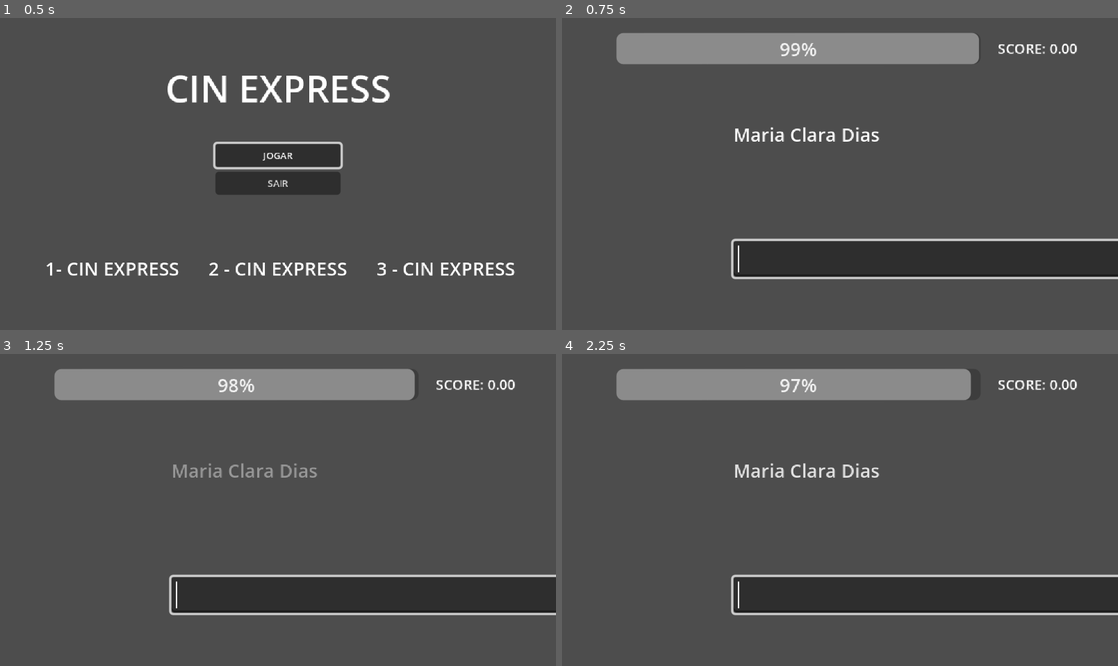
Above: before the commit, frames 1-4 (two rows, left to right).
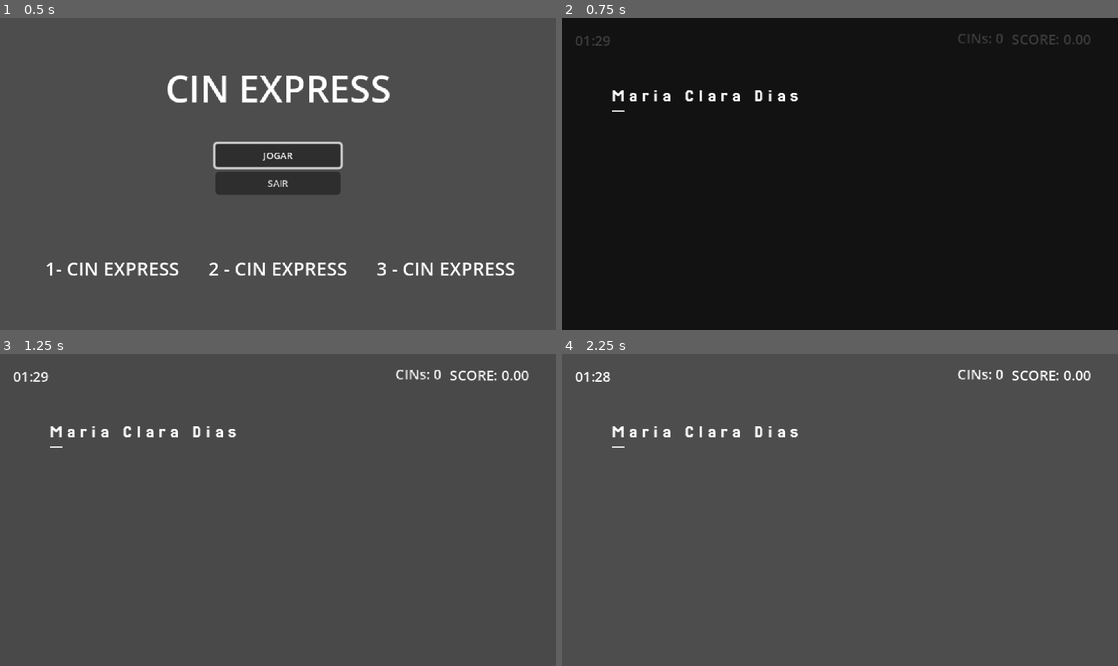
Above: after the commit, the same moments.

Repository: bianca-bezerra/CINExpress
Game: Godot game, scene res://scenes/levels/menu_scene.tscn
The game is run twice, just before and just after one commit, with the same random seed, the same clock (stepped at 60 frames per second) and the same inputs.
Inputs:
- Up to frame 1 (0.5 s): no input
- Up to frame 2 (0.75 s): click "JOGAR" at 0.5 s
- Up to frame 3 (1.25 s): no input
- Up to frame 4 (2.25 s): tap Enter at 1.25 s; tap Space (space) at 1.35, 2.1 s; hold Backspace (ui_text_backspace) from 2.03 s (still down)

Frame 1 is identical in both runs. In frame 2, 99% of the frame differs, in the area x 0-100%, y 0-100%; in frame 3, 17%; in frame 4, 17%.

Commit message:
feat: Adiciona o cursor no quickly type, melhoria na ui e transição

Diff:
--- a/scenes/game_manager.tscn
+++ b/scenes/game_manager.tscn
@@ -1,14 +1,17 @@
-[gd_scene load_steps=3 format=3 uid="uid://bcyjddp51fs2j"]
+[gd_scene load_steps=4 format=3 uid="uid://bcyjddp51fs2j"]
 
 [ext_resource type="Script" uid="uid://1alnokbcjm6p" path="res://scripts/singletons/game_manager.gd" id="1_hwd4i"]
 [ext_resource type="PackedScene" uid="uid://bdp5hy2owkfhu" path="res://scenes/game_ui.tscn" id="2_glms7"]
+[ext_resource type="PackedScene" uid="uid://dxqo4q3bulno8" path="res://scenes/scene_transition_animation.tscn" id="3_udu3i"]
 
 [node name="GameManager" type="Node"]
 script = ExtResource("1_hwd4i")
-total_game_duration = 60
+total_game_duration = 90
 
 [node name="GameTimer" type="Timer" parent="."]
 
 [node name="GameUI" parent="." instance=ExtResource("2_glms7")]
 
+[node name="SceneTransitionAnimation" parent="." instance=ExtResource("3_udu3i")]
+
 [connection signal="timeout" from="GameTimer" to="." method="_on_game_timer_timeout"]
--- a/scenes/game_ui.tscn
+++ b/scenes/game_ui.tscn
@@ -6,19 +6,30 @@
 rotation = -0.000232998
 script = ExtResource("1_jn2l2")
 
-[node name="TimerProgress" type="ProgressBar" parent="."]
-offset_left = 46.997204
-offset_top = 13.018872
-offset_right = 361.39752
-offset_bottom = 40.01887
+[node name="TimerLabel" type="Label" parent="."]
+offset_left = 10.997406
+offset_top = 11.002562
+offset_right = 81.3952
+offset_bottom = 38.002556
+theme_override_font_sizes/font_size = 12
+text = "02:00"
 
 [node name="ScoreLabel" type="Label" parent="."]
-offset_left = 375.9958
-offset_top = 18.087606
-offset_right = 435.9958
-offset_bottom = 41.08761
+offset_left = 387.99765
+offset_top = 10.090403
+offset_right = 447.99765
+offset_bottom = 33.0904
 theme_override_font_sizes/font_size = 12
 text = "SCORE: "
 
 [node name="Marker2D" type="Marker2D" parent="."]
-position = Vector2(407.99066, 40.09506)
+position = Vector2(421.99393, 26.098324)
+
+[node name="WalletLabel" type="Label" parent="."]
+offset_left = 340.9979
+offset_top = 9.079452
+offset_right = 394.9979
+offset_bottom = 58.0795
+theme_override_font_sizes/font_size = 12
+text = "CINs: 0
+"
--- a/scenes/levels/type_quickly.tscn
+++ b/scenes/levels/type_quickly.tscn
@@ -14,16 +14,14 @@
 size_flags_horizontal = 4
 size_flags_vertical = 4
 
-[node name="PromptLabel" type="RichTextLabel" parent="VBoxContainer"]
-custom_minimum_size = Vector2(400, 100)
-layout_mode = 2
-bbcode_enabled = true
-
-[node name="InputLineEdit" type="LineEdit" parent="VBoxContainer"]
-layout_mode = 2
-
 [node name="FeedbackLabel" type="Label" parent="VBoxContainer"]
 layout_mode = 2
 theme_override_fonts/font = ExtResource("2_pwse7")
 
-[connection signal="text_submitted" from="VBoxContainer/InputLineEdit" to="." method="_on_input_submitted"]
+[node name="HFlowContainer" type="HFlowContainer" parent="."]
+offset_left = 43.0
+offset_top = 59.0
+offset_right = 327.0
+offset_bottom = 179.0
+size_flags_horizontal = 0
+size_flags_vertical = 8
--- /dev/null
+++ b/scenes/scene_transition_animation.tscn
@@ -0,0 +1,69 @@
+[gd_scene load_steps=5 format=3 uid="uid://dxqo4q3bulno8"]
+
+[sub_resource type="Animation" id="Animation_cwgs8"]
+resource_name = "fade_in"
+length = 0.5
+tracks/0/type = "value"
+tracks/0/imported = false
+tracks/0/enabled = true
+tracks/0/path = NodePath("ColorRect:color")
+tracks/0/interp = 1
+tracks/0/loop_wrap = true
+tracks/0/keys = {
+"times": PackedFloat32Array(0, 0.46666667),
+"transitions": PackedFloat32Array(1, 1),
+"update": 0,
+"values": [Color(0, 0, 0, 0), Color(0, 0, 0, 1)]
+}
+
+[sub_resource type="Animation" id="Animation_4f13n"]
+length = 0.001
+tracks/0/type = "value"
+tracks/0/imported = false
+tracks/0/enabled = true
+tracks/0/path = NodePath("ColorRect:color")
+tracks/0/interp = 1
+tracks/0/loop_wrap = true
+tracks/0/keys = {
+"times": PackedFloat32Array(0),
+"transitions": PackedFloat32Array(1),
+"update": 0,
+"values": [Color(0, 0, 0, 0)]
+}
+
+[sub_resource type="Animation" id="Animation_6engn"]
+resource_name = "fade_out"
+length = 0.7
+tracks/0/type = "value"
+tracks/0/imported = false
+tracks/0/enabled = true
+tracks/0/path = NodePath("ColorRect:color")
+tracks/0/interp = 1
+tracks/0/loop_wrap = true
+tracks/0/keys = {
+"times": PackedFloat32Array(0, 0.7),
+"transitions": PackedFloat32Array(1, 1),
+"update": 0,
+"values": [Color(0, 0, 0, 1), Color(0, 0, 0, 0)]
+}
+
+[sub_resource type="AnimationLibrary" id="AnimationLibrary_my01g"]
+_data = {
+&"RESET": SubResource("Animation_4f13n"),
+&"fade_in": SubResource("Animation_cwgs8"),
+&"fade_out": SubResource("Animation_6engn")
+}
+
+[node name="SceneTransitionAnimation" type="Node2D"]
+
+[node name="ColorRect" type="ColorRect" parent="."]
+offset_left = -89.0
+offset_top = -34.0
+offset_right = 578.0
+offset_bottom = 319.0
+color = Color(0, 0, 0, 0)
+
+[node name="AnimationPlayer" type="AnimationPlayer" parent="."]
+libraries = {
+&"": SubResource("AnimationLibrary_my01g")
+}
--- /dev/null
+++ b/scenes/type_feeadback_write.tscn
@@ -0,0 +1,23 @@
+[gd_scene load_steps=3 format=3 uid="uid://n3avy5hgldwk"]
+
+[ext_resource type="Script" uid="uid://criwse73lf142" path="res://scripts/type_feeadback_write.gd" id="1_fycwi"]
+[ext_resource type="FontFile" uid="uid://28uh6cr1uypa" path="res://assets/fonts/Jersey25-Regular.ttf" id="2_1q88x"]
+
+[node name="TypeFeeadbackWrite" type="VBoxContainer"]
+offset_right = 13.0
+offset_bottom = 39.0
+script = ExtResource("1_fycwi")
+
+[node name="Label" type="Label" parent="."]
+layout_mode = 2
+size_flags_horizontal = 4
+size_flags_vertical = 0
+theme_override_fonts/font = ExtResource("2_1q88x")
+theme_override_font_sizes/font_size = 16
+text = "F"
+
+[node name="ColorRect" type="ColorRect" parent="."]
+clip_contents = true
+custom_minimum_size = Vector2(0, 1)
+layout_mode = 2
+size_flags_vertical = 8
--- a/scripts/game_ui.gd
+++ b/scripts/game_ui.gd
@@ -1,7 +1,8 @@
 extends Node2D
 
 @onready var added_score_mark: Marker2D = $Marker2D
-@onready var timer_progress: ProgressBar = $TimerProgress
+@onready var timer_progress: Label = $TimerLabel
+@onready var wallet: Label = $WalletLabel
 
 var floating_text_scene: PackedScene = preload("res://scenes/floating_text.tscn")
 
@@ -9,15 +10,21 @@
 	$ScoreLabel.text = "SCORE: %.2f" % GameManager.get_score()
 
 
+func _format_time(remaining_time: float) -> String:
+	@warning_ignore("integer_division")
+	var minutes: int = int(remaining_time) / 60
+	var seconds: int = int(remaining_time) % 60
+
+	return "%02d:%02d" % [minutes, seconds]
+
 func _ready() -> void:
-	timer_progress.max_value = GameManager.total_game_duration
-	timer_progress.value = GameManager.total_game_duration
 	update_score_text()
 	GameManager.score_chaged.connect(_on_player_score_changed)
 
 func _process(_delta: float) -> void:
 	var timer: Timer = GameManager.game_timer
-	timer_progress.value = timer.time_left
+	timer_progress.text = _format_time(timer.time_left)
+	wallet.text = "CINs: %d" % GameManager.cin_counter
 
 
 func spawn_added_score(added_score: float):
--- a/scripts/quickly_type_level.gd
+++ b/scripts/quickly_type_level.gd
@@ -1,87 +1,106 @@
 extends GameLevel
 class_name QuicklyType
 
-@onready var _prompt_label: RichTextLabel = $VBoxContainer/PromptLabel
-@onready var _input_line_edit: LineEdit = $VBoxContainer/InputLineEdit
+const type_feedback_write = preload("res://scenes/type_feeadback_write.tscn")
+
+@onready var hflow_container: HFlowContainer = $HFlowContainer
 @onready var _feedback_label: Label = $VBoxContainer/FeedbackLabel
 
-const SCORE_FACTOR = 1000
+var _character_boxes: Array[Node] = []
 
+const SCORE_FACTOR = 10
 var _current_name: String = ""
 var _current_letter_index: int = 0
-
 var _round_start_time: float = 0.0
 
 func unnanbrazile(letter: String) -> String:
-	if letter == 'á' or letter == 'ã':
-		return 'a';
-	if letter == 'é' or letter == 'ẽ':
-		return 'e'
-	if letter == 'í':
-		return 'i'
-	if letter == 'ó' or letter == 'õ':
-		return 'o'
-	if letter == 'ú':
-		return 'u'
-	if letter == 'ç':
-		return 'c'
+	if letter == 'á' or letter == 'ã': return 'a'
+	if letter == 'é' or letter == 'ẽ': return 'e'
+	if letter == 'í': return 'i'
+	if letter == 'ó' or letter == 'õ': return 'o'
+	if letter == 'ú': return 'u'
+	if letter == 'ç': return 'c'
 	return letter
 
-func _change_finger_scene():
-	get_tree().change_scene_to_file("res://scenes/levels/finger_scene.tscn")
-
-func _on_input_change(typed_char: String) -> void:
-	_input_line_edit.text = ''
-
-	var expected_char: String = _current_name[_current_letter_index];
-
-	if(typed_char == expected_char):
-		_current_letter_index += 1;
-		var _completed_part_of_name: String = _current_name.substr(0, _current_letter_index)
-		var _uncompleted_part_of_name: String = _current_name.substr(_current_letter_index)
-
-		_prompt_label.text = '[bgcolor=green]' + _completed_part_of_name + '[/bgcolor]' + _uncompleted_part_of_name
-
-		_feedback_label.text += unnanbrazile(typed_char);
-
-		if _current_letter_index == _current_name.length():
-			finish_game();
 
 func _ready() -> void:
-	_input_line_edit.text_changed.connect(_on_input_change)
-	_input_line_edit.editable = false
-	_input_line_edit.max_length = 1;
-	_input_line_edit.keep_editing_on_text_submit = true
-	_prompt_label.bbcode_enabled = true
 	start_game()
 
 func start_game() -> void:
 	_current_name = ""
-	_input_line_edit.editable = true
+	_current_letter_index = 0
+	_skip_spaces()
 	_feedback_label.text = ""
-	_input_line_edit.grab_focus.call_deferred()
 
-	if len(GameManager.names) == GameManager.current_level:
-		# Se a lista de nomes acabar
-		_feedback_label.text = "Parabéns! Você completou todos os nomes!"
-		_input_line_edit.editable = false
-		_change_finger_scene()
-		return
+	var dificult_index = clamp(GameManager.current_level, 0, len(GameManager.names) - 1)
 
-	_current_name = GameManager.names[GameManager.current_level].pick_random()
-	_prompt_label.text = '[pulse]' + _current_name + '[/pulse]'
+	_current_name = GameManager.names[dificult_index].pick_random()
+	setup_word_display()
+	update_ui()
 
 	_round_start_time = Time.get_ticks_msec()
 
 func finish_game() -> void:
-	_input_line_edit.grab_click_focus.call_deferred()
-
 	var time_spent_ms = Time.get_ticks_msec() - _round_start_time
 	var time_spent_seg = time_spent_ms / 1000.0
 	var score_multiplication = SCORE_FACTOR * (GameManager.current_level + 1)
 	var points_added = int((len(_current_name) * score_multiplication) / time_spent_seg)
 
 	GameManager.update_score(points_added)
+	_feedback_label.text = "Boa! +%d pontos (%.2f seg)" % [points_added, time_spent_seg]
+	await get_tree().create_timer(2.0).timeout
+	GameManager.change_to_next_level()
 
-	_feedback_label.text = "Boa! +%d pontos (%.2f seg)" % [points_added, time_spent_seg]
-	_change_finger_scene()
+func _skip_spaces() -> void:
+	while _current_letter_index < _current_name.length() and _current_name[_current_letter_index] == " ":
+		_current_letter_index += 1
+
+
+func setup_word_display() -> void:
+	for child in hflow_container.get_children():
+		child.queue_free()
+	_character_boxes.clear()
+
+	for char_text in _current_name:
+		var char_box = type_feedback_write.instantiate()
+		char_box.set_character(char_text)
+		hflow_container.add_child(char_box)
+		_character_boxes.append(char_box)
+
+
+func _unhandled_input(event: InputEvent) -> void:
+	if _current_letter_index >= _current_name.length():
+		return
+
+	if event is InputEventKey and event.is_pressed() and not event.is_echo():
+		if event.is_action_pressed("ui_text_backspace"):
+			if _current_letter_index > 0:
+				_current_letter_index -= 1
+				update_ui()
+			return
+
+		if event.unicode != 0:
+			var typed_char = char(event.unicode)
+			var expected_char = _current_name[_current_letter_index]
+
+			if unnanbrazile(typed_char) == unnanbrazile(expected_char):
+				_current_letter_index += 1
+				_skip_spaces()
+				update_ui()
+				if _current_letter_index >= _current_name.length():
+					finish_game()
+			else:
+				pass
+
+func update_ui() -> void:
+	if _character_boxes.is_empty():
+		return
+
+	for i in _character_boxes.size():
+		var box = _character_boxes[i]
+		if i < _current_letter_index:
+			box.set_state(box.State.CORRECT)
+		elif i == _current_letter_index:
+			box.set_state(box.State.ACTIVE)
+		else:
+			box.set_state(box.State.PENDING)
--- a/scripts/singletons/game_manager.gd
+++ b/scripts/singletons/game_manager.gd
@@ -49,6 +49,7 @@
 
 ## Timer do ciclo total de jogo
 @onready var game_timer = $GameTimer
+@onready var scene_transintion_animation = $SceneTransitionAnimation/AnimationPlayer
 
 var _can_show_game_ui = false
 
@@ -76,14 +77,17 @@
 	if current_game_level >= len(current_run):
 		current_game_level = 0
 	var scene_name = current_run[current_game_level]
+	if scene_name == "cam":
+		cin_counter += 1
+		current_level += 1
 	var scene = game_levels[scene_name]
 	current_game_level += 1
+	scene_transintion_animation.play("fade_in")
 	get_tree().change_scene_to_packed(scene)
+	scene_transintion_animation.play("fade_out")
 
 func end_game():
 	_can_show_game_ui = false
-	current_level += 1
-	cin_counter += 1
 	get_tree().change_scene_to_file("res://scenes/levels/menu_scene.tscn")
 
 func get_score():
--- /dev/null
+++ b/scripts/type_feeadback_write.gd
@@ -0,0 +1,32 @@
+extends VBoxContainer
+
+@onready var label: Label = $Label
+@onready var cursor: ColorRect = $ColorRect
+
+const COLOR_DEFAULT = Color("white")
+const COLOR_CORRECT = Color("lightgreen")
+const COLOR_INCORRECT = Color("lightcoral")
+
+enum State { PENDING, ACTIVE, CORRECT, INCORRECT }
+
+func _ready() -> void:
+	# Estado inicial padrão
+	set_state(State.PENDING)
+
+func set_character(new_text: String) -> void:
+	$Label.text = new_text
+
+func set_state(new_state: State) -> void:
+	cursor.visible = false
+	cursor.modulate = COLOR_DEFAULT
+
+	match new_state:
+		State.PENDING:
+			pass
+		State.ACTIVE:
+			cursor.visible = true
+		State.CORRECT:
+			cursor.visible = true
+			cursor.modulate = COLOR_CORRECT
+		State.INCORRECT:
+			cursor.modulate = COLOR_INCORRECT
Not shown, added: scripts/type_feeadback_write.gd.uid
